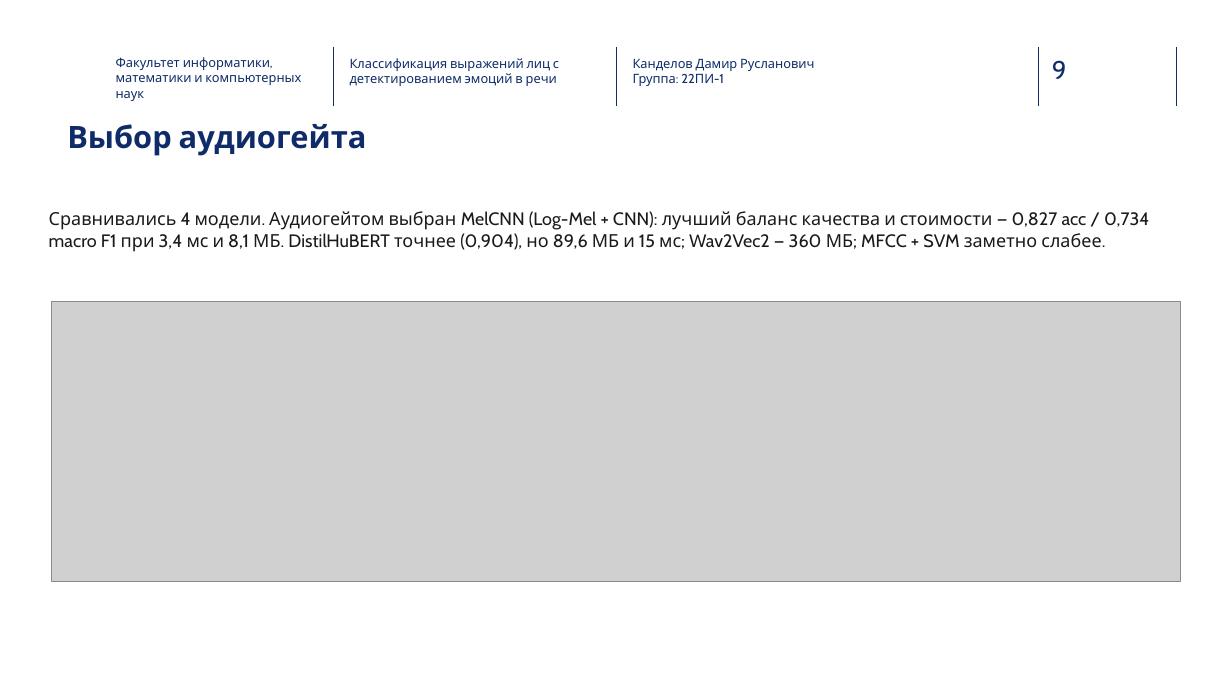
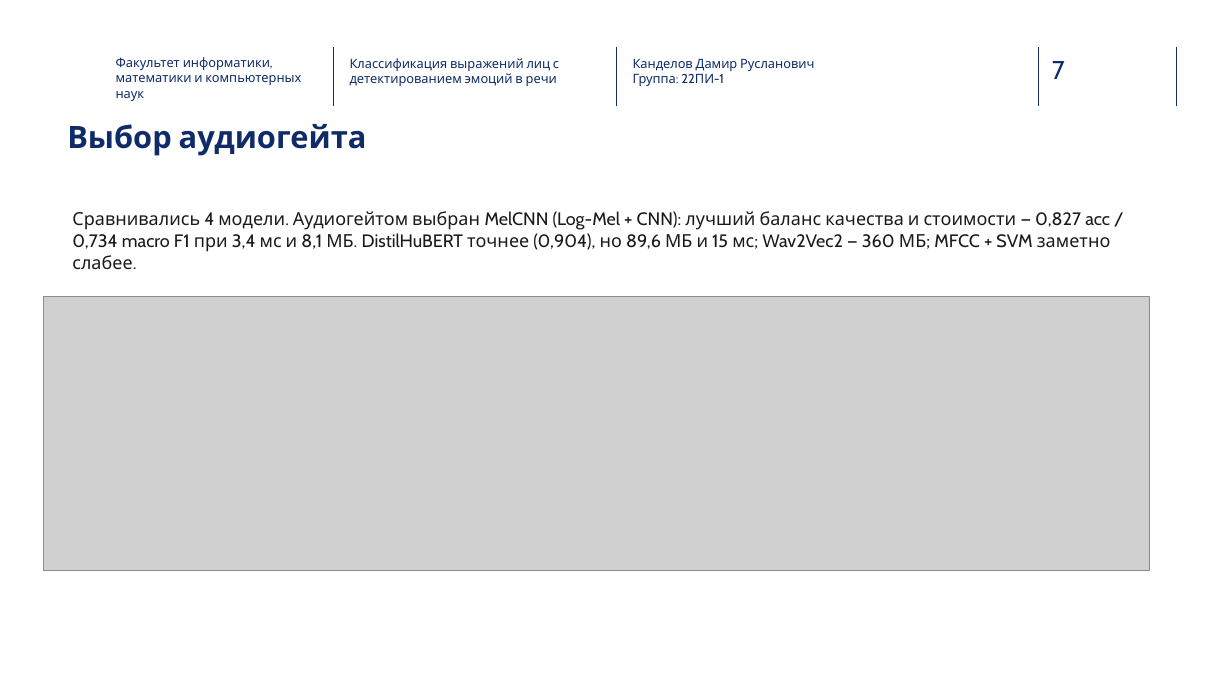
Before and after one commit to Kaparya/Classification-of-Facial-Expressions, a slide deck: slide 7 of Diploma_presentation.pptx (slide 9 before the commit). Drawn at 1232x693 pixels with LibreOffice and Linux fonts; fonts in the diff are those of the drawing; grey boxes stand for pictures; background and template pictures are left out. Boxes give left, top, right and bottom in pixels: in the first picture for what was removed or moved away, otherwise in the second. Text is boxed around its words. In the diff, an @@ line names an element or a change of style, - is before the commit and + after.

```diff
--- a/Diploma_presentation.pptx
+++ b/Diploma_presentation.pptx
@@ page number at [1052,61,1065,79]: text changed @@
-9
+7
@@ text "Сравнивались 4 модели. Аудиогейтом выбран ..." rewrapped from [49,211,1149,252] to [72,211,1110,269] @@
@@ picture: place and size @@
-picture at [52,301,1181,581]
+picture at [43,297,1150,571]
```
Also in this commit, not shown: 5 other slides changed, 1 other file.
